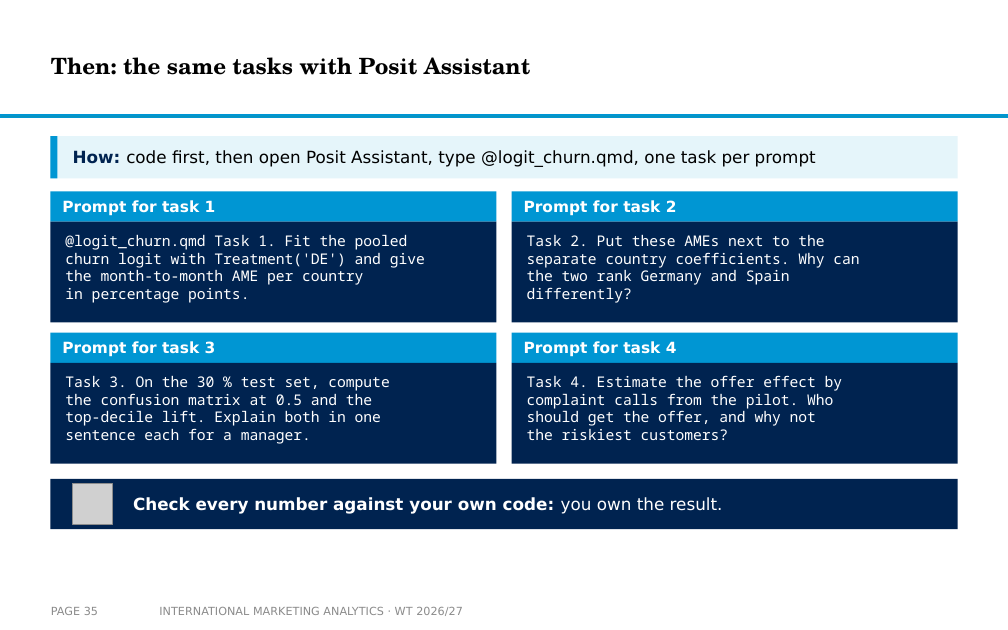
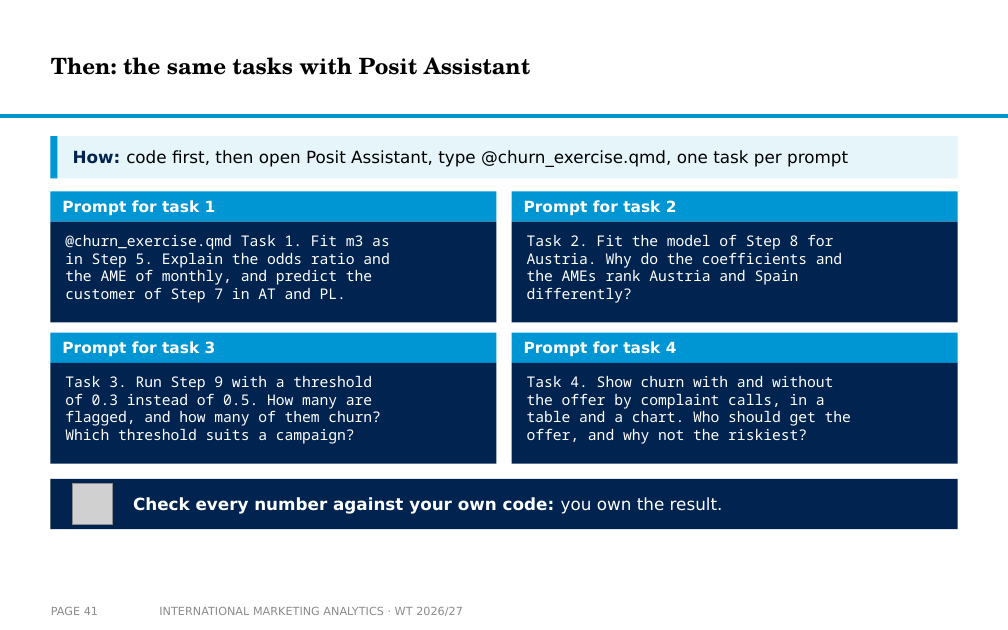
Before and after one commit to arnefloh-wu/international-marketing-analytics-teaching, a slide deck: slide 41 of slides/logistic-regression-in-international-marketing_WT26-27.pptx (slide 35 before the commit). Drawn at 1008x630 pixels with LibreOffice and Linux fonts; fonts in the diff are those of the drawing; grey boxes stand for pictures; background and template pictures are left out. Boxes give left, top, right and bottom in pixels: in the first picture for what was removed or moved away, otherwise in the second. Text is boxed around its words. In the diff, an @@ line names an element or a change of style, - is before the commit and + after.

```diff
--- a/slides/logistic-regression-in-international-marketing_WT26-27.pptx
+++ b/slides/logistic-regression-in-international-marketing_WT26-27.pptx
@@ text at bbox=[73, 150, 848, 167]: text changed @@
-How: code first, then open Posit Assistant, type @logit_churn.qmd, one task per prompt
+How: code first, then open Posit Assistant, type @churn_exercise.qmd, one task per prompt
@@ text at bbox=[65, 234, 390, 303]: text changed @@
-@logit_churn.qmd Task 1. Fit the pooled
-churn logit with Treatment('DE') and give
-the month-to-month AME per country
-in percentage points.
+@churn_exercise.qmd Task 1. Fit m3 as
+in Step 5. Explain the odds ratio and
+the AME of monthly, and predict the
+customer of Step 7 in AT and PL.
@@ text at bbox=[527, 234, 842, 285]: text changed @@
-Task 2. Put these AMEs next to the
-separate country coefficients. Why can
-the two rank Germany and Spain
+Task 2. Fit the model of Step 8 for
+Austria. Why do the coefficients and
+the AMEs rank Austria and Spain
@@ text at bbox=[65, 375, 381, 444]: text changed @@
-Task 3. On the 30 % test set, compute
-the confusion matrix at 0.5 and the
-top-decile lift. Explain both in one
-sentence each for a manager.
+Task 3. Run Step 9 with a threshold
+of 0.3 instead of 0.5. How many are
+flagged, and how many of them churn?
+Which threshold suits a campaign?
@@ text at bbox=[527, 375, 851, 444]: text changed @@
-Task 4. Estimate the offer effect by
-complaint calls from the pilot. Who
-should get the offer, and why not
-the riskiest customers?
+Task 4. Show churn with and without
+the offer by complaint calls, in a
+table and a chart. Who should get the
+offer, and why not the riskiest?
@@ page number at bbox=[51, 607, 98, 615]: text changed @@
-PAGE 35
+PAGE 41
```
Also in this commit, not shown: 6 other slides changed, 9 slides added, 3 slides removed, 3 other files.
